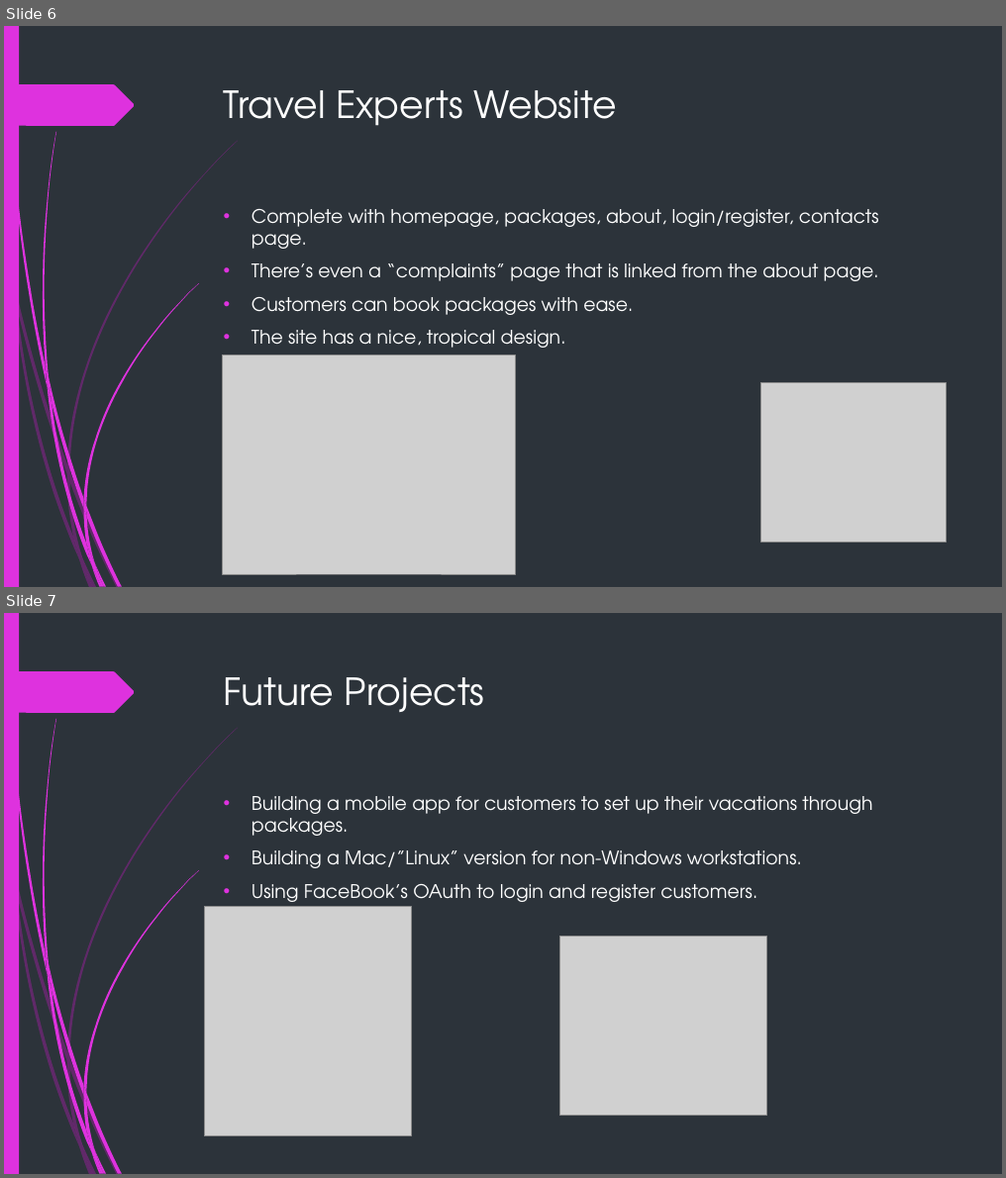
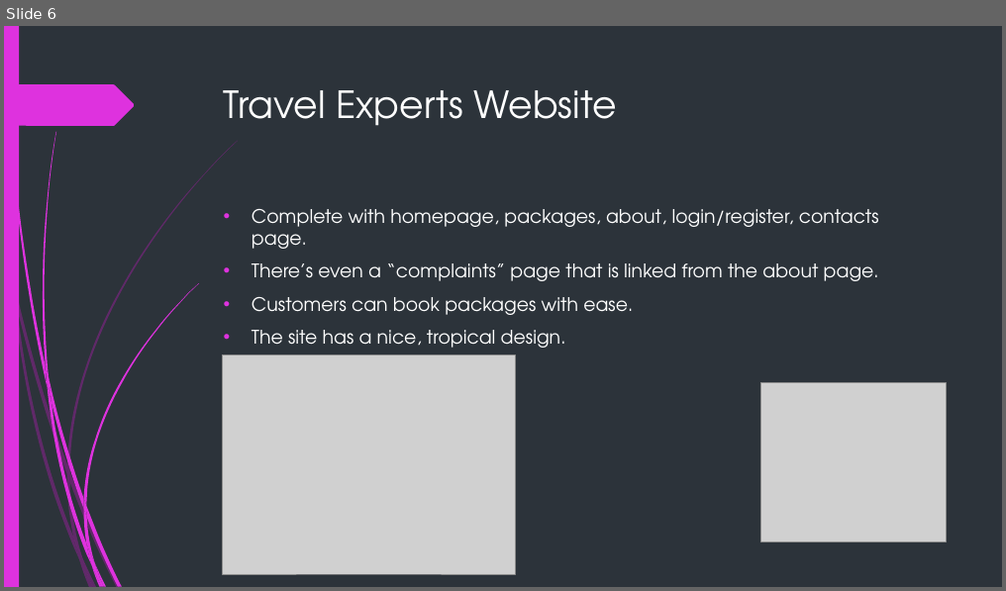
Before and after one commit to RoyalBis/OOSD-PROJ2-TEAM5, a slide deck: OOSD_Project2_Team5_Presentation.pptx. Shown one above the other, each under a label of ours: slides 6 and 7 before the commit, slide 6 after it. The pictures are 1006x1178 and 1006x591 pixels, drawn with LibreOffice and Linux fonts; fonts in the diff are those of the drawing; grey boxes stand for pictures. Boxes give left, top, right and bottom in pixels: in the first picture for what was removed or moved away, otherwise in the second. Text is boxed around its words. In the diff, an @@ line names an element or a change of style, - is before the commit and + after.

Commit message:
Wrap up and Future enhancements

```diff
--- a/OOSD_Project2_Team5_Presentation.pptx
+++ b/OOSD_Project2_Team5_Presentation.pptx
@@ slide 7 removed at [4,613,1002,1174], background #2C333A; not listed: 24 template elements that a slide beside it also shows @@
@@ title removed at [224,677,485,712] @@
-Future Projects
@@ text removed at [252,796,872,902] @@
-• Building a mobile app for customers to set up their vacations through packages.
-• Building a Mac/”Linux” version for non-Windows workstations.
-• Using FaceBook’s OAuth to login and register customers.
@@ picture removed at [205,907,411,1137] @@
@@ picture removed at [560,937,767,1115] @@
```
Also in this commit, not shown: 2 slides added.
